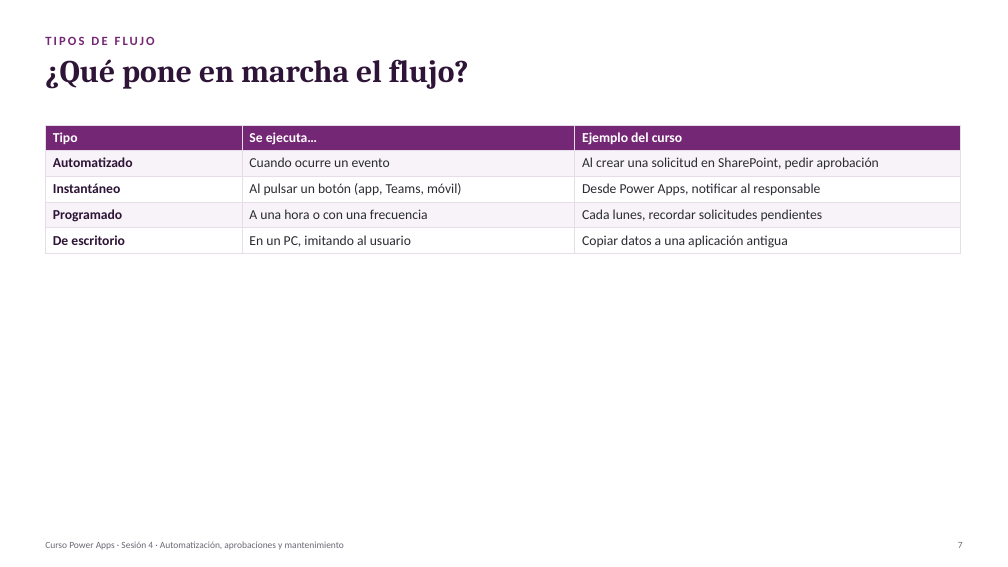
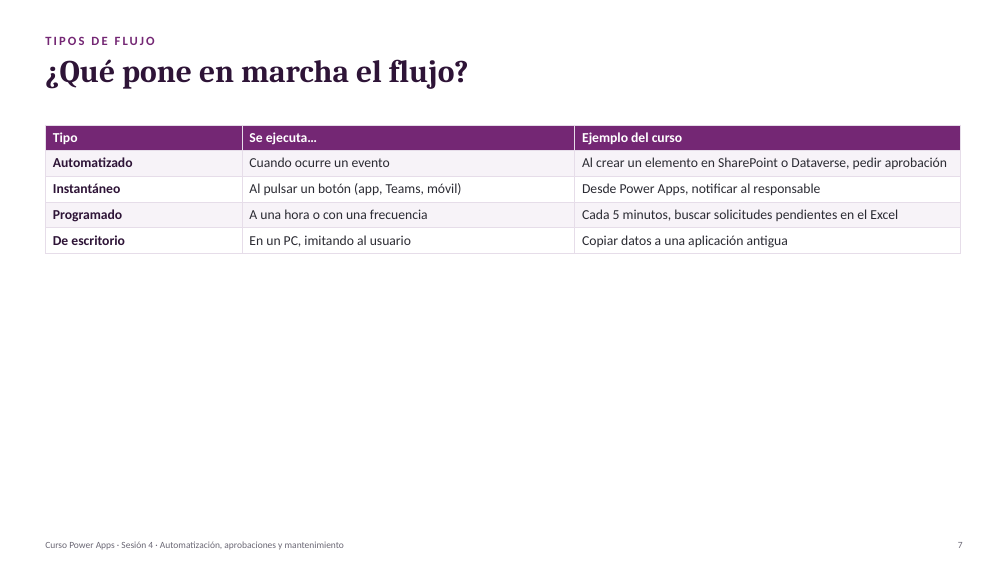
Before and after one commit to jorloicono/AF-POWER-APPS-FUNDAMENTOS, a slide deck: slide 7 of SESION_4/Sesion_4_Automatizacion_aprobaciones_mantenimiento.pptx. Drawn at 1008x567 pixels with LibreOffice and Linux fonts; fonts in the diff are those of the drawing. Boxes give left, top, right and bottom in pixels: in the first picture for what was removed or moved away, otherwise in the second. Text is boxed around its words. In the diff, an @@ line names an element or a change of style, - is before the commit and + after.

Commit message:
Todo el curso sobre Excel en OneDrive: practicas 3.1, 3.2, 4.1 y 4.2 sin SharePoint, nuevos libros de datos y presentaciones alineadas

```diff
--- a/SESION_4/Sesion_4_Automatizacion_aprobaciones_mantenimiento.pptx
+++ b/SESION_4/Sesion_4_Automatizacion_aprobaciones_mantenimiento.pptx
@@ table at box(45, 125, 960, 252) @@
-row 2, column 3: Al crear una solicitud en SharePoint, pedir aprobación
+row 2, column 3: Al crear un elemento en SharePoint o Dataverse, pedir aprobación
-row 4, column 3: Cada lunes, recordar solicitudes pendientes
+row 4, column 3: Cada 5 minutos, buscar solicitudes pendientes en el Excel
```
Also in this commit, not shown: 7 other slides changed, 12 other files.
